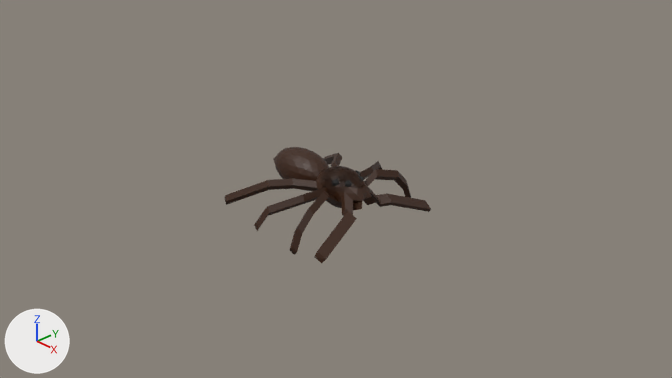
The Blender file assets_src/spider.blend as it was, and as the next commit left it.
Before and after are seen from the file's camera 'Camera'. Every picture has the same lights, and +X, +Y and +Z are marked at lower left.

Before the edit, the objects in view are built like this:
```python
me_icosphere_003 = bpy.data.meshes.new('Icosphere.003')
me_icosphere_003.from_pydata(...)  # 162 vertices, 320 faces; spans x -1.0..1.11, y -1.0..1.0, z -1.0..1.0
me_icosphere_003.materials.append(mat_material_001)  # brown #391a00
me_icosphere_004 = bpy.data.meshes.new('Icosphere.004')
me_icosphere_004.from_pydata(...)  # 225 vertices, 381 faces; spans x -4.61..3.15, y -4.23..1.0, z -1.89..1.0
me_icosphere_004.materials.append(mat_material_001)  # brown #391a00
# before: 166 (-1.39, -1.54, -0.03) at pixel (292, 185), 167 (-1.55, -1.42, 0.22) at pixel (292, 178), 168 (-1.76, -1.32, -0.03), 169 (-1.51, -1.42, -0.31) at pixel (292, 188), 170 (-2.09, -2.47, -0.04) at pixel (268, 186)
# before: 171 (-2.25, -2.35, 0.21) at pixel (268, 179), 172 (-2.47, -2.25, -0.04), 173 (-2.22, -2.35, -0.31) at pixel (269, 189)
ob_back = bpy.data.objects.new('back', me_icosphere_003)
ob_back.location = (-0.592, 0.0, 0.0)
ob_back.rotation_euler = (0.0, 0.0, -3.142)  # degrees (0, 0, -180)
ob_back.scale = (0.455, 0.252, 0.252)
ob_front = bpy.data.objects.new('front', me_icosphere_004)
ob_front.location = (0.0, 0.0, 0.0)
ob_front.scale = (0.248, 0.248, 0.248)
_m = ob_front.modifiers.new('Mirror', 'MIRROR')
_m.use_axis = (False, True, False)
```
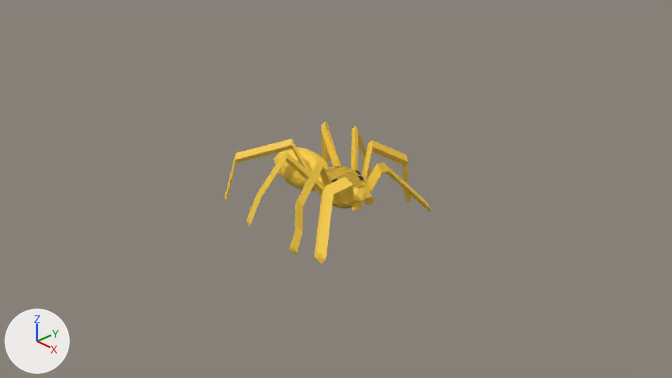
Pixel boxes [x1, y1, x2, y2] of what changed, in the pictures (672 x 378 px; the box of a moved part takes in the faces that stretch with it):
'front', recoloured, reshaped (brown to yellow, 29% taller): before [224, 153, 431, 263]; after [224, 121, 431, 263]
'back', recoloured (brown to yellow): [273, 147, 330, 191] in both
part 1 of me_icosphere_004, moved or reshaped: before [254, 161, 431, 259]; after [246, 126, 431, 259]
part 2 of me_icosphere_004, moved or reshaped: before [225, 153, 342, 205]; after [225, 121, 341, 203]

The change in detail:
Material 'yellow' (mat_yellow) is new.
Its base color is (1.0, 0.64, 0.052) (yellow #ffd140).
me_icosphere_003 has 162 vertices, 320 faces and spans x -1.0..1.11, y -1.0..1.0, z -1.0..1.0.
me_icosphere_003 no longer uses material mat_material_001 (brown #391a00).
me_icosphere_003 now uses material mat_yellow (yellow #ffd140).
me_icosphere_004 is used by ob_front; location (0.0, 0.0, 0.0); scale (0.248, 0.248, 0.248).
me_icosphere_004 had 225 vertices, 381 faces and spanned x -4.61..3.15, y -4.23..1.0, z -1.89..1.0.
me_icosphere_004 no longer uses material mat_material_001 (brown #391a00).
me_icosphere_004 now has 225 vertices, 381 faces and spans x -4.61..3.15, y -4.07..1.0, z -1.89..2.14.
me_icosphere_004 part 1: 28 of 225 vertices moved; they spanned x -1.16..2.7, y -4.23..-0.94, z -1.4..0.61 and now span x -1.97..2.22, y -4.07..-0.94, z -1.55..2.14; mean shift (-0.57, -0.13, 1.02); largest move (0.35, -2.32, 0.01) -> (-0.8, -2.32, 1.86).
Part 2, on me_icosphere_004:
Vertices 170 to 173 of me_icosphere_004 move by (-1.68, -0.63, 1.06).
Vertices 166 to 169 of me_icosphere_004 move by (-0.36, 0.3, 1.91).
me_icosphere_004 now uses material mat_yellow (yellow #ffd140).
